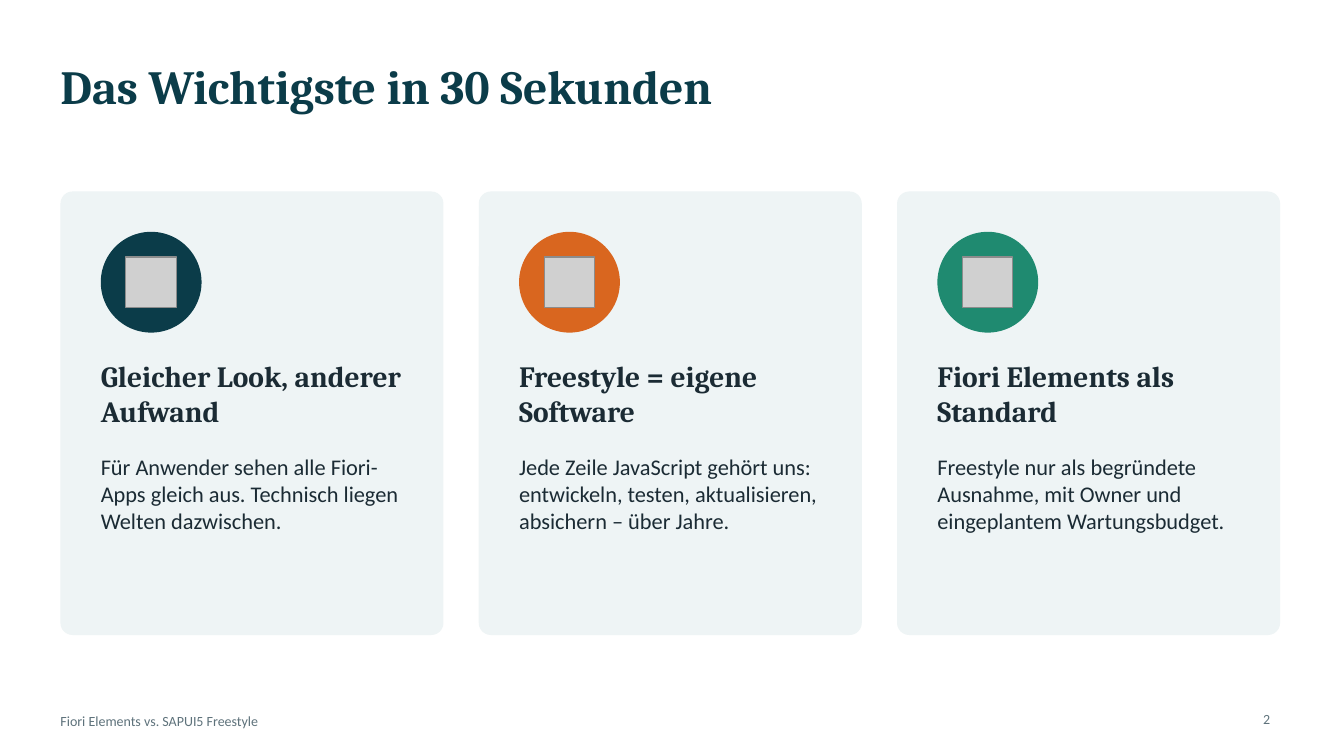
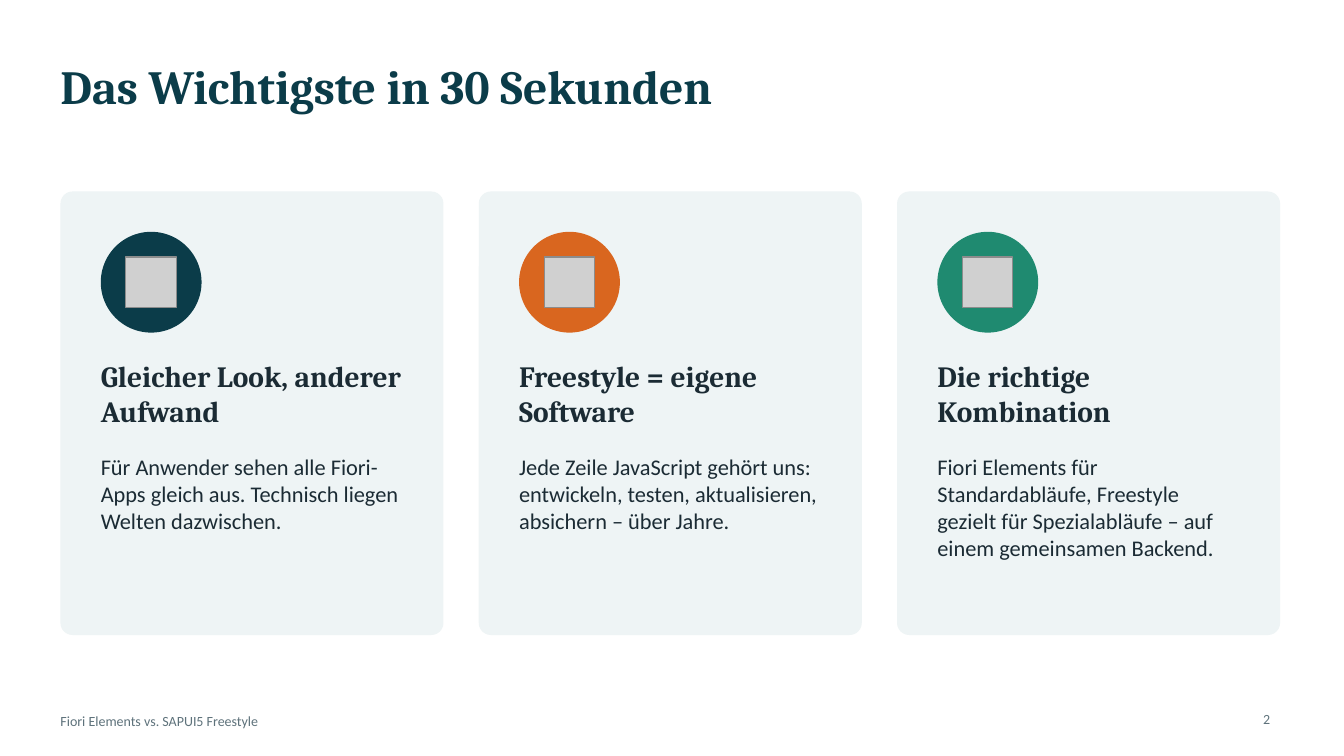
Before and after one commit to Fabs943/SAPUI5-DEMO, a slide deck: slide 2 of praesentation/Fiori_vs_Freestyle.pptx. Drawn at 1344x756 pixels with LibreOffice and Linux fonts; fonts in the diff are those of the drawing; grey boxes stand for pictures. Boxes give left, top, right and bottom in pixels: in the first picture for what was removed or moved away, otherwise in the second. Text is boxed around its words. In the diff, an @@ line names an element or a change of style, - is before the commit and + after.

```diff
--- a/praesentation/Fiori_vs_Freestyle.pptx
+++ b/praesentation/Fiori_vs_Freestyle.pptx
@@ text at <box>937,366,1110,422</box>: text changed @@
-Fiori Elements als Standard
+Die richtige Kombination
@@ text at <box>937,459,1214,560</box>: text changed @@
-Freestyle nur als begründete Ausnahme, mit Owner und eingeplantem Wartungsbudget.
+Fiori Elements für Standardabläufe, Freestyle gezielt für Spezialabläufe – auf einem gemeinsamen Backend.
```
Also in this commit, not shown: 6 other slides changed, 3 slides added.
